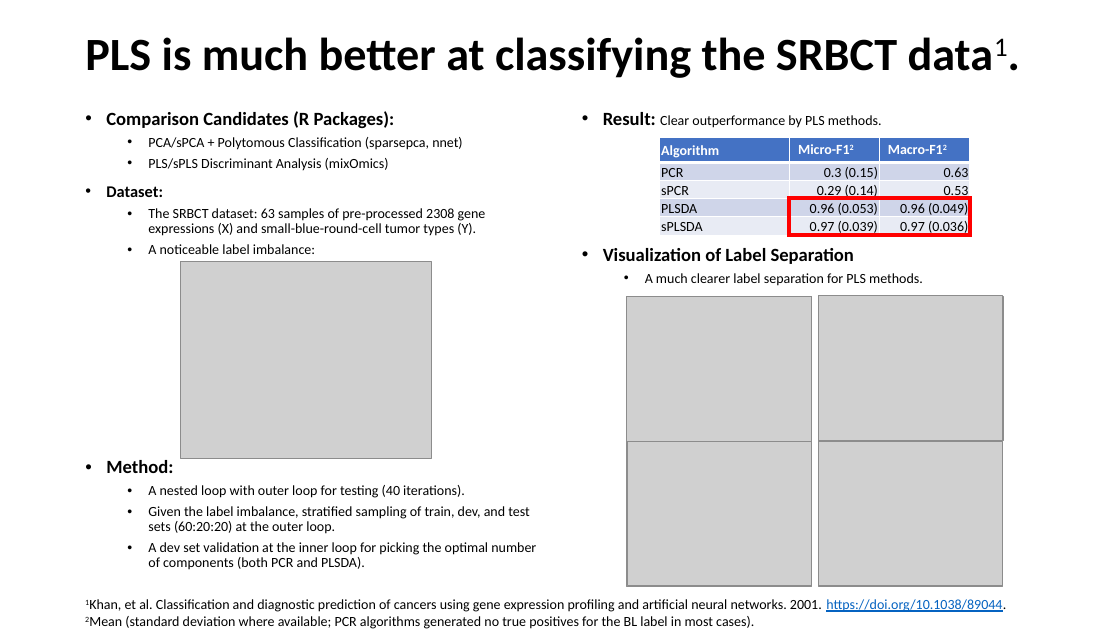
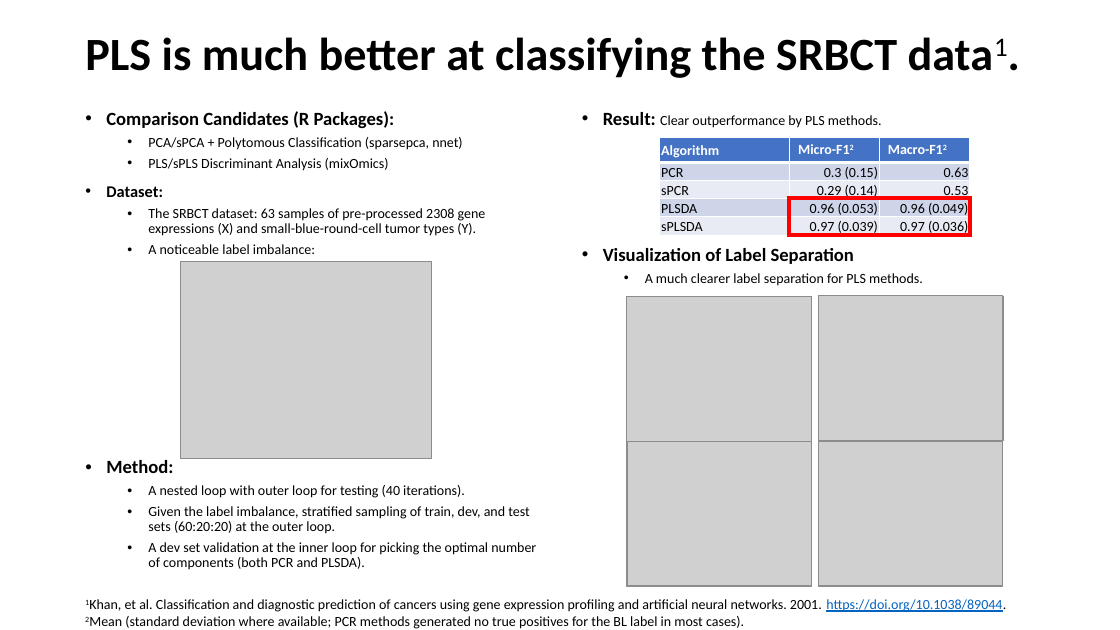
Before and after one commit to derekim23/pcr_v_pls, a slide deck: slide 2 of PCR_v_PLS_short_v2.pptx. Drawn at 1120x630 pixels with LibreOffice and Linux fonts; fonts in the diff are those of the drawing; grey boxes stand for pictures. Boxes give left, top, right and bottom in pixels: in the first picture for what was removed or moved away, otherwise in the second. Text is boxed around its words. In the diff, an @@ line names an element or a change of style, - is before the commit and + after.

Commit message:
update

```diff
--- a/PCR_v_PLS_short_v2.pptx
+++ b/PCR_v_PLS_short_v2.pptx
@@ text at (125,616,744,629): text changed @@
-2Mean (standard deviation where available; PCR algorithms generated no true positives for the BL label in most cases).
+2Mean (standard deviation where available; PCR methods generated no true positives for the BL label in most cases).
```
